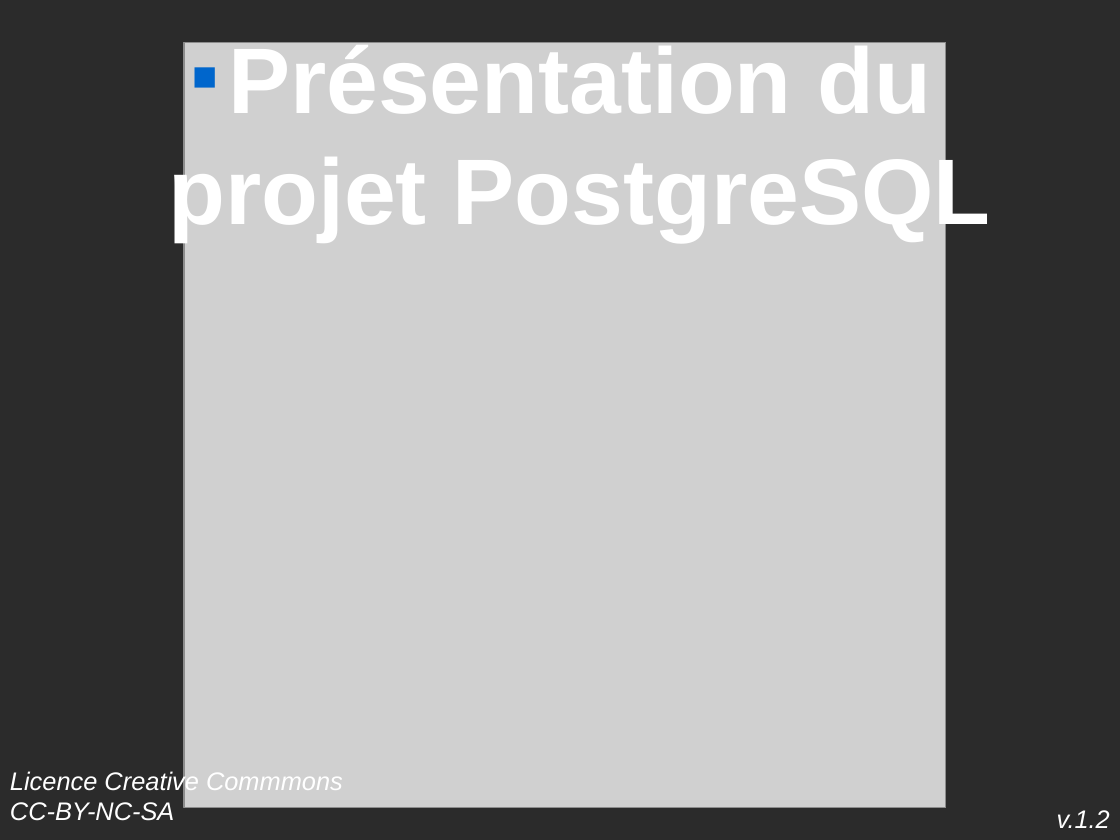
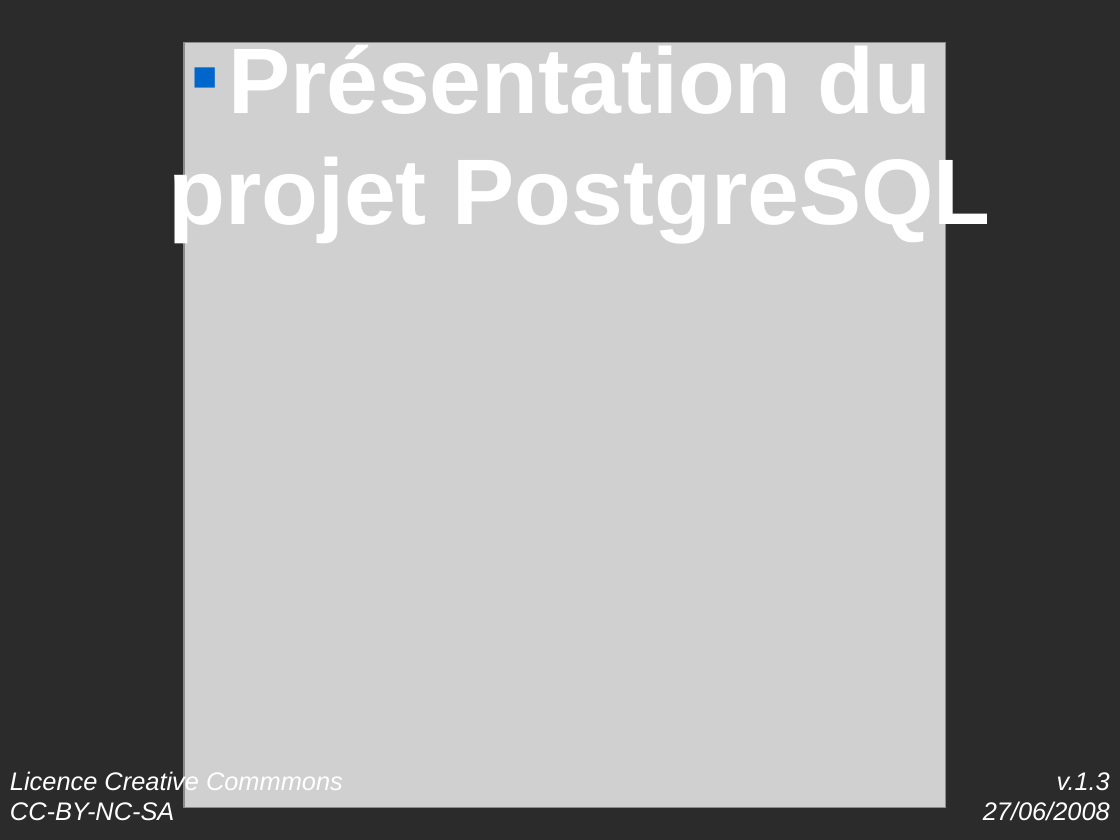
Before and after one commit to postgresqlfr/pgfr_materials, a slide deck: slide 1 of advocacy/trunk/confs/presentationPG.odp. Drawn at 1120x840 pixels with LibreOffice and Linux fonts; fonts in the diff are those of the drawing; grey boxes stand for pictures; background and template pictures are left out; a plain dark background stands for a picture behind light text. Boxes give left, top, right and bottom in pixels: in the first picture for what was removed or moved away, otherwise in the second. Text is boxed around its words. In the diff, an @@ line names an element or a change of style, - is before the commit and + after.

```diff
--- a/advocacy/trunk/confs/presentationPG.odp
+++ b/advocacy/trunk/confs/presentationPG.odp
@@ text at <box>983,772,1110,821</box>: text changed @@
-v.1.2
+v.1.3
+27/06/2008
```
Also in this commit, not shown: 3 other slides changed, 3 slides added.
